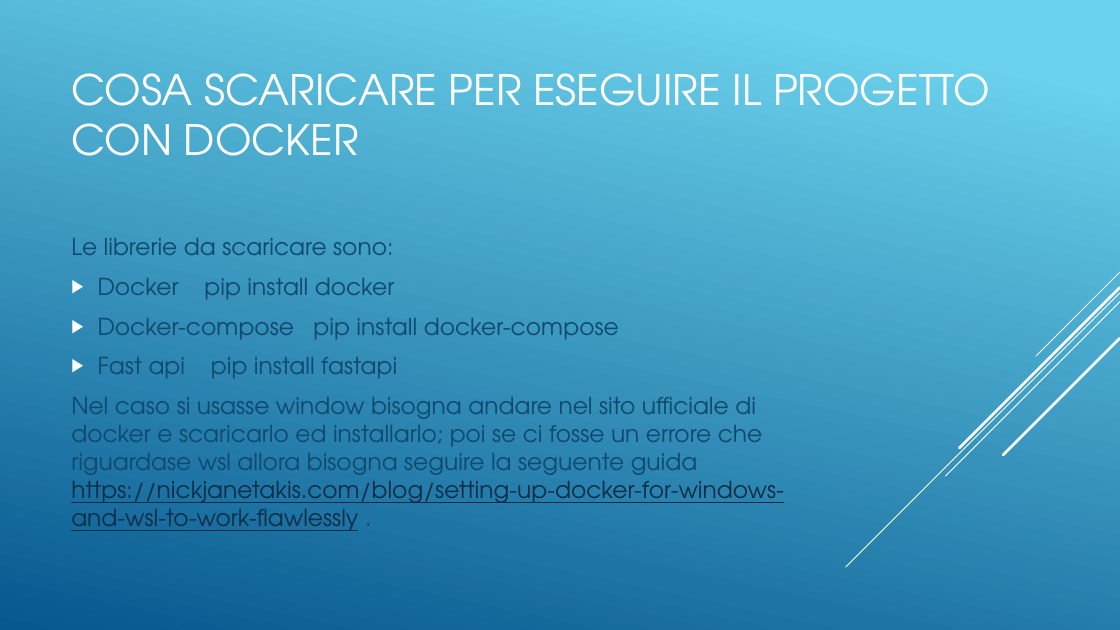
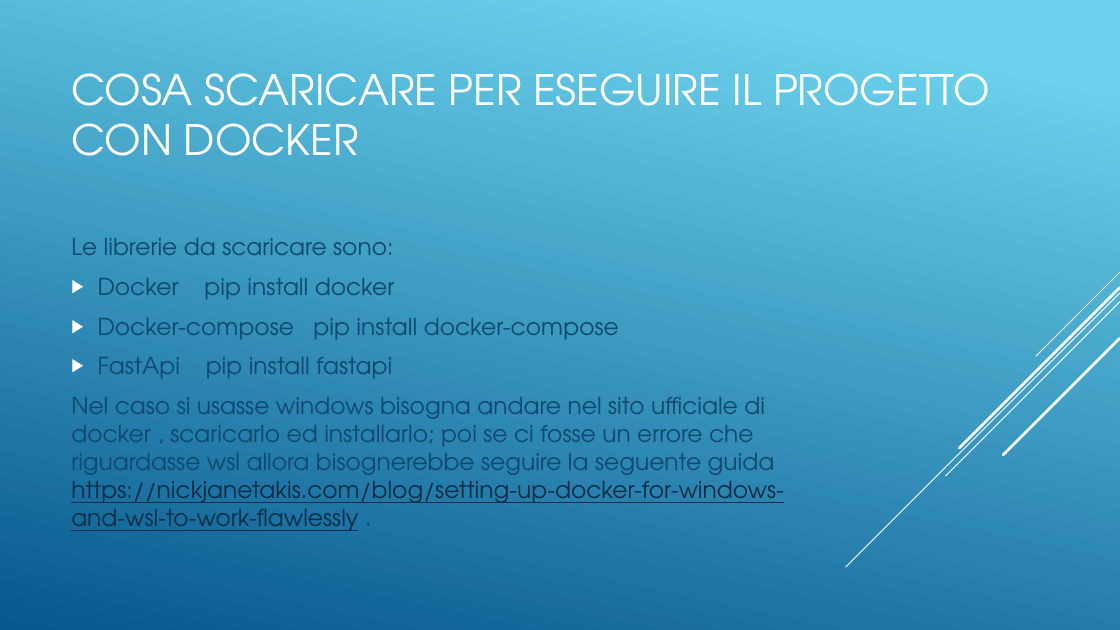
Before and after one commit to Nicola-Bernabe/Client-Server, a slide deck: slide 9 of Progetto Client-server.pptx. Drawn at 1120x630 pixels with LibreOffice and Linux fonts; fonts in the diff are those of the drawing. Boxes give left, top, right and bottom in pixels: in the first picture for what was removed or moved away, otherwise in the second. Text is boxed around its words. In the diff, an @@ line names an element or a change of style, - is before the commit and + after.

```diff
--- a/Progetto Client-server.pptx
+++ b/Progetto Client-server.pptx
@@ text at (71,397,784,531): text changed @@
-▶ Fast api pip install fastapi
-Nel caso si usasse window bisogna andare nel sito ufficiale di docker e scaricarlo ed installarlo; poi se ci fosse un errore che riguardase wsl allora bisogna seguire la seguente guida https://nickjanetakis.com/blog/setting-up-docker-for-windows-and-wsl-to-work-flawlessly .
+▶ FastApi pip install fastapi
+Nel caso si usasse windows bisogna andare nel sito ufficiale di docker , scaricarlo ed installarlo; poi se ci fosse un errore che riguardasse wsl allora bisognerebbe seguire la seguente guida https://nickjanetakis.com/blog/setting-up-docker-for-windows-and-wsl-to-work-flawlessly .
```
Also in this commit, not shown: 2 other slides changed.
